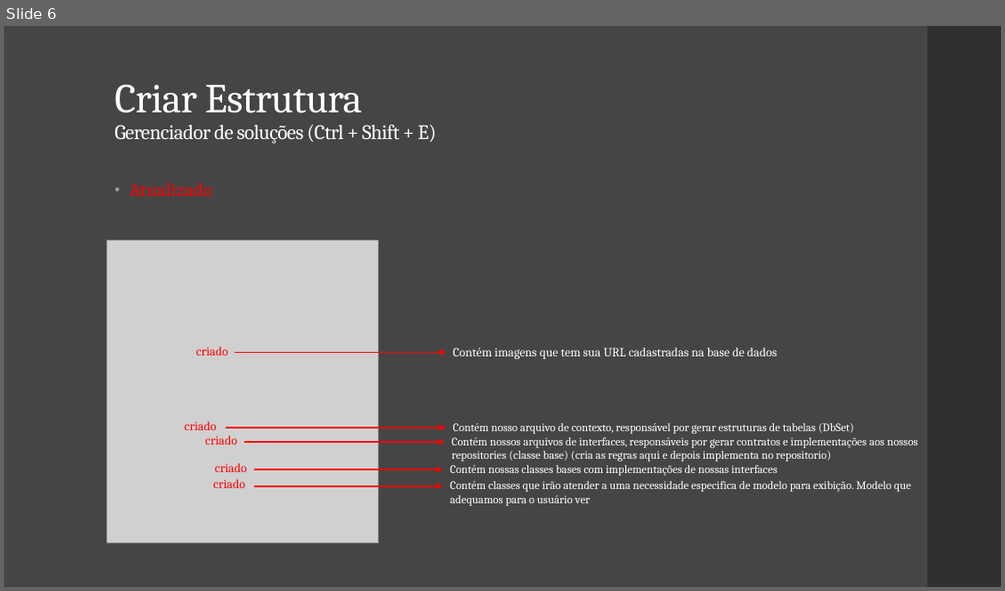
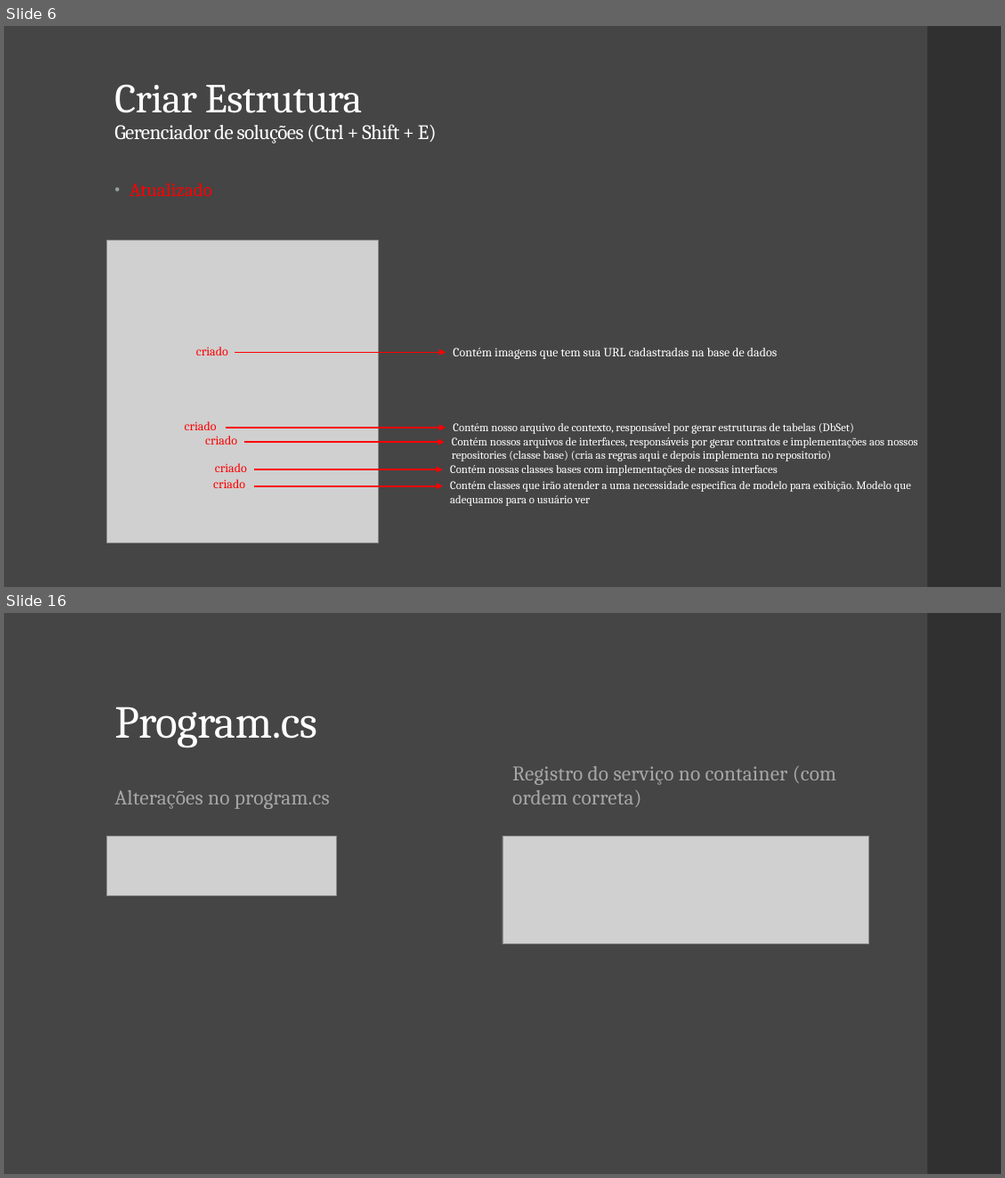
Before and after one commit to Filipe-Alexandre/TIPI04, a slide deck: aulas/saida-02-Back-end/Csharp/DocumentacaoMVC.pptx. Shown one above the other, each under a label of ours: slide 6 before the commit, slides 6 and 16 after it; the slides between them are not shown. The pictures are 1005x591 and 1005x1178 pixels, drawn with LibreOffice and Linux fonts; fonts in the diff are those of the drawing; grey boxes stand for pictures. Boxes give left, top, right and bottom in pixels: in the first picture for what was removed or moved away, otherwise in the second. Text is boxed around its words. In the diff, an @@ line names an element or a change of style, - is before the commit and + after.

```diff
--- a/aulas/saida-02-Back-end/Csharp/DocumentacaoMVC.pptx
+++ b/aulas/saida-02-Back-end/Csharp/DocumentacaoMVC.pptx
@@ slide 16 added at [4, 613, 1001, 1174], background #454545; not listed: 1 template element that a slide beside it also shows @@
@@ title added at [114, 706, 317, 747], 44 pt, text #FFFFFF @@
+Program.cs
@@ text added at [512, 766, 836, 807], 20 pt, text #A6A6A6 @@
+Registro do serviço no container (com ordem correta)
@@ text added at [114, 790, 330, 809], 20 pt, text #A6A6A6 @@
+Alterações no program.cs
@@ picture added at [107, 835, 336, 896] @@
@@ picture added at [502, 835, 869, 943] @@
```
Also in this commit, not shown: 10 other slides added.
